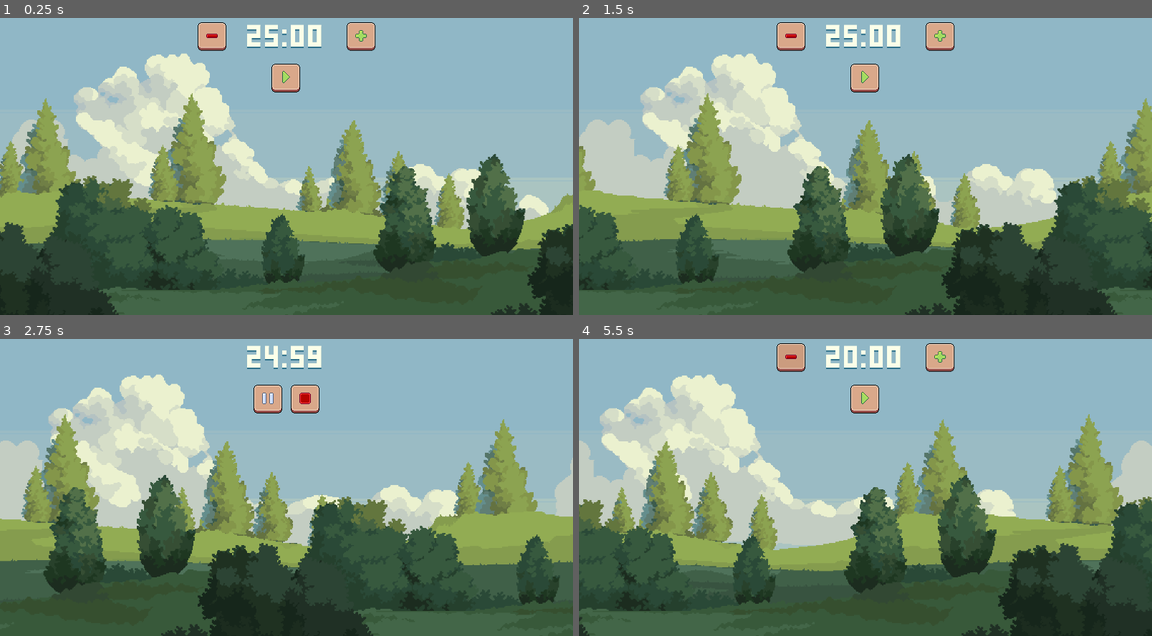
Above: before the commit, frames 1-4 (two rows, left to right).
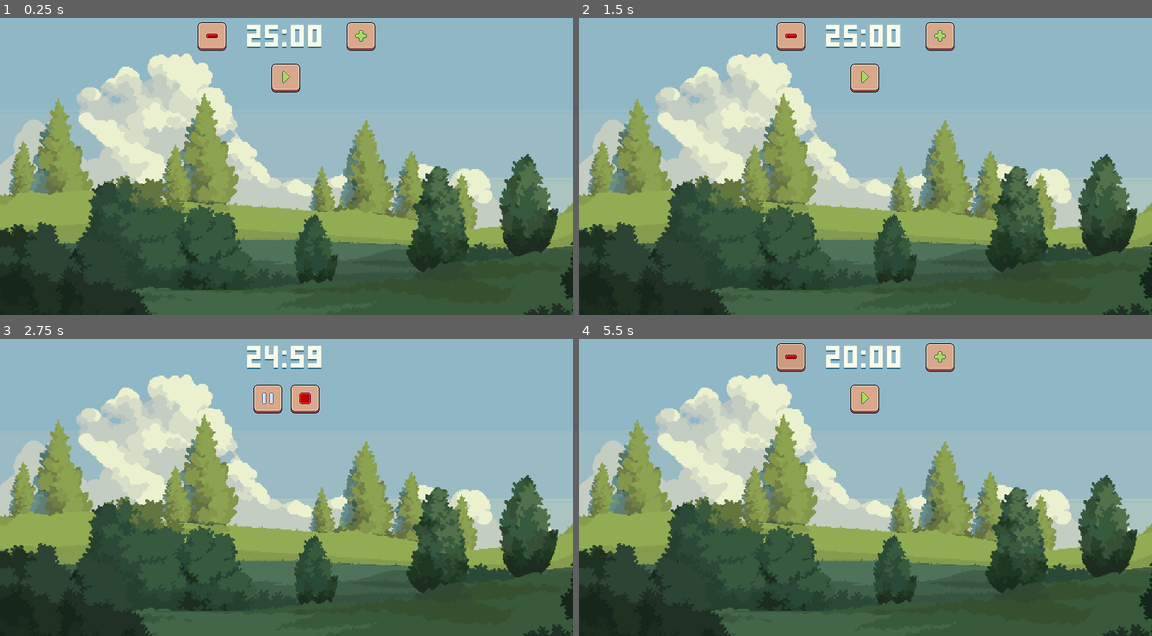
Above: after the commit, the same moments.

Repository: justkuzan/pomodoro-timer
Game: Godot game, scene res://Scenes/GameMainScene/game_main_scene.tscn
Two runs of this game, one before a commit and one after it. Both use one fixed random seed, a clock stepped at 60 frames per second and the inputs below.
Inputs (mouse positions are in pixels of both pictures, inside the frame that each line leads up to):
- Up to frame 1 (0.25 s): no input
- Up to frame 2 (1.5 s): click (865, 77) at 0.5 s; click (882, 77) at 1.25 s
- Up to frame 3 (2.75 s): click (286, 398) at 2 s
- Up to frame 4 (5.5 s): click (882, 398) at 2.75 s; click (791, 356) at 3.5 s; click (939, 356) at 4.25 s; click (791, 356) at 5 s

The runs differ from the first frame. In frame 1, 24% of the frame differs, in the area x 0-100%, y 11-100%; in frame 2, 41%; in frame 3, 40%; in frame 4, 43%.
Error after the commit: Invalid call. Nonexistent function 'start' in base 'Node2D (parallax_background.gd)'. (res://Scenes/GameMainScene/game_main_scene.gd:12)

Commit message:
feat: implement parallax control and state signals
Created a script for the parallax scene with functions to set individual layer speeds.

Added corresponding signals to states in all_timers_general_scene for main scene communication.

Diff:
--- a/Scenes/All Timers/all_timers_general_scene.gd
+++ b/Scenes/All Timers/all_timers_general_scene.gd
@@ -1,4 +1,10 @@
 extends Node2D
+
+signal onloaded
+signal stopped
+signal running
+signal paused
+signal ended
 
 @onready var work_timer: Node2D = $work_timer_scene
 @onready var timer_controls: Control = $timer_controls
@@ -21,9 +27,6 @@
 		DisplayServer.window_set_mode(DisplayServer.WINDOW_MODE_FULLSCREEN)
 
 
-	pass
-
-
 func change_state(new_state: State) -> void:
 	if state == new_state:
 		return
@@ -39,22 +42,26 @@
 			print("Плей нажат!")
 			work_timer.timer_started()
 			timer_controls.ui_running()
+			emit_signal("running")
 
 		State.STOPPED:
 			print("Стоп нажат!")
 			work_timer.timer_stopped()
 			timer_controls.ui_stopped()
 			set_time_in_timer()
+			emit_signal("stopped")
 
 		State.PAUSED:
 			print("Пауза нажата!")
 			work_timer.timer_paused()
 			timer_controls.ui_paused()
+			emit_signal("paused")
 
 		State.ENDED:
 			print("Время и стекло")
 			timer_controls.ui_ended()
 			set_time_in_timer()
+			emit_signal("ended")
 
 		State.ONLOADED:
 			timer_controls.ui_onloaded()
@@ -64,6 +71,7 @@
 			user_minutes = config.get_minutes()
 			user_seconds = config.get_seconds()
 			set_time_in_timer()
+			emit_signal("onloaded")
 
 
 func set_time_in_timer() -> void:
--- a/Scenes/GameMainScene/game_main_scene.gd
+++ b/Scenes/GameMainScene/game_main_scene.gd
@@ -1,15 +1,28 @@
 extends Node2D
 
-#@onready var timer: Timer = $work_timer
-#@onready var time_counter: Label = $time_counter
-#@onready var timer_scene: Scene =
+@onready var parallax_background: Node2D = $parallax_background
+@onready var all_timers_general_scene: Node2D = $all_timers_general_scene
 
 
-# Called when the node enters the scene tree for the first time.
 func _ready() -> void:
+	pass
+
+
+func _on_all_timers_general_scene_running() -> void:
+	parallax_background.start()
+
+
+func _on_all_timers_general_scene_paused() -> void:
 	pass # Replace with function body.
 
 
-# Called every frame. 'delta' is the elapsed time since the previous frame.
-#func _process(delta: float) -> void:
-	#pass
+func _on_all_timers_general_scene_stopped() -> void:
+	pass # Replace with function body.
+
+
+func _on_all_timers_general_scene_onloaded() -> void:
+	pass # Replace with function body.
+
+
+func _on_all_timers_general_scene_ended() -> void:
+	pass # Replace with function body.
--- a/Scenes/GameMainScene/game_main_scene.tscn
+++ b/Scenes/GameMainScene/game_main_scene.tscn
@@ -12,3 +12,9 @@
 scale = Vector2(3.4, 3.4)
 
 [node name="all_timers_general_scene" parent="." instance=ExtResource("2_4pb6x")]
+
+[connection signal="ended" from="all_timers_general_scene" to="." method="_on_all_timers_general_scene_ended"]
+[connection signal="onloaded" from="all_timers_general_scene" to="." method="_on_all_timers_general_scene_onloaded"]
+[connection signal="paused" from="all_timers_general_scene" to="." method="_on_all_timers_general_scene_paused"]
+[connection signal="running" from="all_timers_general_scene" to="." method="_on_all_timers_general_scene_running"]
+[connection signal="stopped" from="all_timers_general_scene" to="." method="_on_all_timers_general_scene_stopped"]
--- /dev/null
+++ b/Scenes/ParallaxBackground/parallax_background.gd
@@ -0,0 +1,41 @@
+extends Node2D
+
+@onready var parallax_1: Parallax2D = $parallax1
+@onready var parallax_2: Parallax2D = $parallax2
+@onready var parallax_3: Parallax2D = $parallax3
+@onready var parallax_4: Parallax2D = $parallax4
+
+
+
+# Called when the node enters the scene tree for the first time.
+func _ready() -> void:
+	pass # Replace with function body.
+
+
+#func _process(delta: float) -> void:
+	#pass
+
+
+func parallax_start() -> void:
+	parallax1()
+	parallax2()
+	parallax3()
+	parallax4()
+
+func parallax_stop() -> void:
+	pass #Сделать стейты?
+
+func parallax1() -> void:
+	parallax_1.autoscroll = Vector2(0.0, 0.0)
+
+
+func parallax2() -> void:
+	parallax_2.autoscroll = Vector2(-10.0, 0.0)
+
+
+func parallax3() -> void:
+	parallax_3.autoscroll = Vector2(-50.0, 0.0)
+
+
+func parallax4() -> void:
+	parallax_4.autoscroll = Vector2(-130.0, 0.0)
--- a/Scenes/ParallaxBackground/parallax_background.tscn
+++ b/Scenes/ParallaxBackground/parallax_background.tscn
@@ -1,35 +1,34 @@
-[gd_scene load_steps=5 format=3 uid="uid://b85ihm0oy3voe"]
+[gd_scene load_steps=6 format=3 uid="uid://b85ihm0oy3voe"]
 
 [ext_resource type="Texture2D" uid="uid://cym5w87gkprh4" path="res://Scenes/ParallaxBackground/Graphics/1.png" id="1_638og"]
+[ext_resource type="Script" uid="uid://48gu3rcevprk" path="res://Scenes/ParallaxBackground/parallax_background.gd" id="1_ysq2o"]
 [ext_resource type="Texture2D" uid="uid://bpuhhjqds2o1k" path="res://Scenes/ParallaxBackground/Graphics/2.png" id="2_ysq2o"]
 [ext_resource type="Texture2D" uid="uid://brcfq4ipqs6sf" path="res://Scenes/ParallaxBackground/Graphics/3.png" id="3_e5yxc"]
 [ext_resource type="Texture2D" uid="uid://lvu0vrgl47w5" path="res://Scenes/ParallaxBackground/Graphics/4.png" id="4_fo3ui"]
 
 [node name="parallax_background" type="Node2D"]
+script = ExtResource("1_ysq2o")
 
-[node name="1_sky" type="Parallax2D" parent="."]
+[node name="parallax1" type="Parallax2D" parent="."]
 repeat_size = Vector2(576, 0)
 
-[node name="1_sky" type="Sprite2D" parent="1_sky"]
+[node name="1_sky" type="Sprite2D" parent="parallax1"]
 texture = ExtResource("1_638og")
 
-[node name="2_clouds" type="Parallax2D" parent="."]
+[node name="parallax2" type="Parallax2D" parent="."]
 repeat_size = Vector2(576, 0)
-autoscroll = Vector2(-10, 0)
 
-[node name="2_clouds" type="Sprite2D" parent="2_clouds"]
+[node name="2_clouds" type="Sprite2D" parent="parallax2"]
 texture = ExtResource("2_ysq2o")
 
-[node name="3_far_trees" type="Parallax2D" parent="."]
+[node name="parallax3" type="Parallax2D" parent="."]
 repeat_size = Vector2(576, 0)
-autoscroll = Vector2(-50, 0)
 
-[node name="3_far_trees" type="Sprite2D" parent="3_far_trees"]
+[node name="3_far_trees" type="Sprite2D" parent="parallax3"]
 texture = ExtResource("3_e5yxc")
 
-[node name="4_near_trees" type="Parallax2D" parent="."]
+[node name="parallax4" type="Parallax2D" parent="."]
 repeat_size = Vector2(576, 0)
-autoscroll = Vector2(-130, 0)
 
-[node name="4_near_trees2" type="Sprite2D" parent="4_near_trees"]
+[node name="4_near_trees2" type="Sprite2D" parent="parallax4"]
 texture = ExtResource("4_fo3ui")
Not shown, added: Scenes/ParallaxBackground/parallax_background.gd.uid
Binary file changed: UI/HUD/Cursor/Graphic/cursor-default.png
